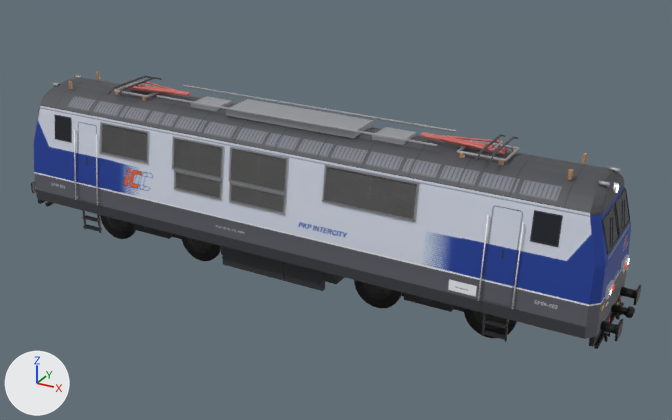
The glTF model gra/modele/EP09.glb as it was, and as the next commit left it.
Before and after are seen from a camera (50 mm lens) standing at (11.32, -18.67, 11.28) and looking at (0.89, 0.29, 1.8). The axes (+X, +Y, +Z) are drawn at lower left. The lights are the same throughout. The older version comes first. Vertices at exactly the same position are counted once.

Names of what the first picture shows: 'EP09_det_kratka', 'EP09_det_lamela', 'EP09_det_rama', 'EP09_det_szklo', 'EP09_pod_kolo', 'EP09_pod_obrecz', 'EP09_pod_rama', 'EP09_pod_skrz', 'EP09_pudlo', 'EP09_rama', 'EP09_ramie', 'EP09_skrzynia' and 10 more.
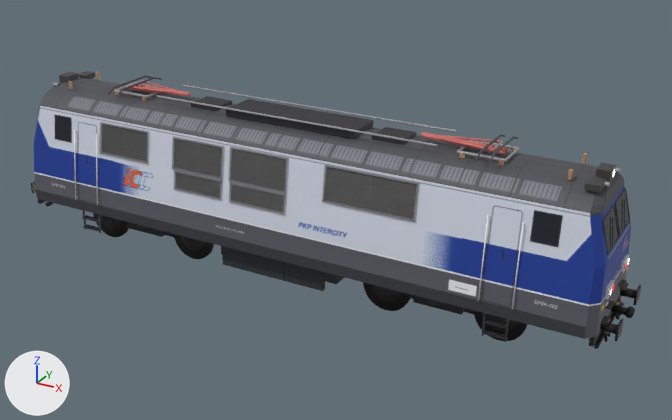
Pixel boxes [x1, y1, x2, y2] of what changed, in the pictures (672 x 420 px; the box of a moved part takes in the faces that stretch with it):
'EP09_det_lamela', reshaped (80% wider, 166% taller)
    before: [101, 124, 417, 219]
    after: [59, 71, 628, 325]
'EP09_skrzynia', recoloured (grey to dark grey)
    both: [191, 96, 416, 145]
'EP09_pod_kolo', reshaped (mostly hidden)
    before: [100, 215, 517, 338]
    after: [93, 213, 528, 341]
part 1 of me_sześcian_045, added
    after: [596, 163, 616, 182]
part 2 of me_sześcian_045, added
    after: [584, 177, 606, 193]
part 3 of me_sześcian_045, added
    after: [605, 300, 615, 310]
part 4 of me_sześcian_045, added
    after: [618, 279, 627, 288]
part 5 of me_sześcian_045, added
    after: [600, 316, 610, 325]
part 6 of me_sześcian_045, added
    after: [59, 72, 78, 83]
part 7 of me_sześcian_045, added
    after: [78, 71, 95, 79]
part 8 of me_cylinder_001, moved or reshaped
    before: [100, 215, 136, 239]
    after: [93, 213, 129, 237]
part 9 of me_cylinder_001, moved or reshaped
    before: [181, 236, 221, 261]
    after: [174, 234, 214, 259]
part 10 of me_cylinder_001, moved or reshaped
    before: [354, 280, 402, 309]
    after: [363, 282, 412, 311]
part 11 of me_cylinder_001, moved or reshaped
    before: [464, 308, 517, 338]
    after: [474, 311, 528, 341]

The edits, one by one:
Material 'dach_skrzynia' (mat_dach_skrzynia) changes colour from grey #a2a4a8 to dark grey #38383c; in linear values from (0.36, 0.37, 0.39) to (0.04, 0.04, 0.045).
me_sześcian_045 is used by ob_ep09_det_lamela; location (0.0, 0.0, 0.0).
me_sześcian_045 had 584 vertices, 876 faces and spanned x -5.31..3.73, y -1.39..-1.15, z 2.27..3.59.
me_sześcian_045 now has 760 vertices, 1140 faces and spans x -8.1..8.1, y -1.39..1.02, z 1.18..4.29.
me_sześcian_045 part 1: a new loose piece, a box spanning x 7.34..7.64, y -0.21..0.21, z 4.03..4.29, in mat_lamela (dark grey #4b4b4b).
me_sześcian_045 part 2: a new loose piece, a box spanning x 7.28..7.6, y -0.83..-0.41, z 4.03..4.17, in mat_lamela (dark grey #4b4b4b).
me_sześcian_045 part 3: a new loose piece, a box spanning x 7.98..8.1, y -0.72..-0.38, z 1.405..1.435, in mat_lamela (dark grey #4b4b4b).
me_sześcian_045 part 4: a new loose piece, a box spanning x 7.98..8.1, y 0.38..0.72, z 1.405..1.435, in mat_lamela (dark grey #4b4b4b).
me_sześcian_045 part 5: a new loose piece, a box spanning x 7.98..8.1, y -1.02..-0.68, z 1.185..1.215, in mat_lamela (dark grey #4b4b4b).
me_sześcian_045 part 6: a new loose piece, a box spanning x -7.64..-7.34, y -0.21..0.21, z 4.03..4.29, in mat_lamela (dark grey #4b4b4b).
me_sześcian_045 part 7: a new loose piece, a box spanning x -7.6..-7.28, y 0.41..0.83, z 4.03..4.17, in mat_lamela (dark grey #4b4b4b).
Other edits to the shape of me_sześcian_045 do not show in these pictures.
me_cylinder_001 is used by ob_ep09_pod_kolo; location (0.0, 0.0, 0.0).
me_cylinder_001 had 448 vertices, 864 faces and spanned x -6.1..6.1, y -0.82..0.82, z 0.0..1.25.
me_cylinder_001 now has 448 vertices, 864 faces and spans x -6.35..6.35, y -0.82..0.82, z 0.0..1.25.
me_cylinder_001 part 8: the loose piece of 56 vertices spanning x -6.1..-4.85, y -0.82..-0.68, z 0.0..1.25 is moved by (-0.25, 0.0, 0.0).
me_cylinder_001 part 9: the loose piece of 56 vertices spanning x -3.25..-2.0, y -0.82..-0.68, z 0.0..1.25 is moved by (-0.25, 0.0, 0.0).
me_cylinder_001 part 10: the loose piece of 56 vertices spanning x 2.0..3.25, y -0.82..-0.68, z 0.0..1.25 is moved by (0.25, 0.0, 0.0).
me_cylinder_001 part 11: the loose piece of 56 vertices spanning x 4.85..6.1, y -0.82..-0.68, z 0.0..1.25 is moved by (0.25, 0.0, 0.0).
Other edits to the shape of me_cylinder_001 do not show in these pictures.
